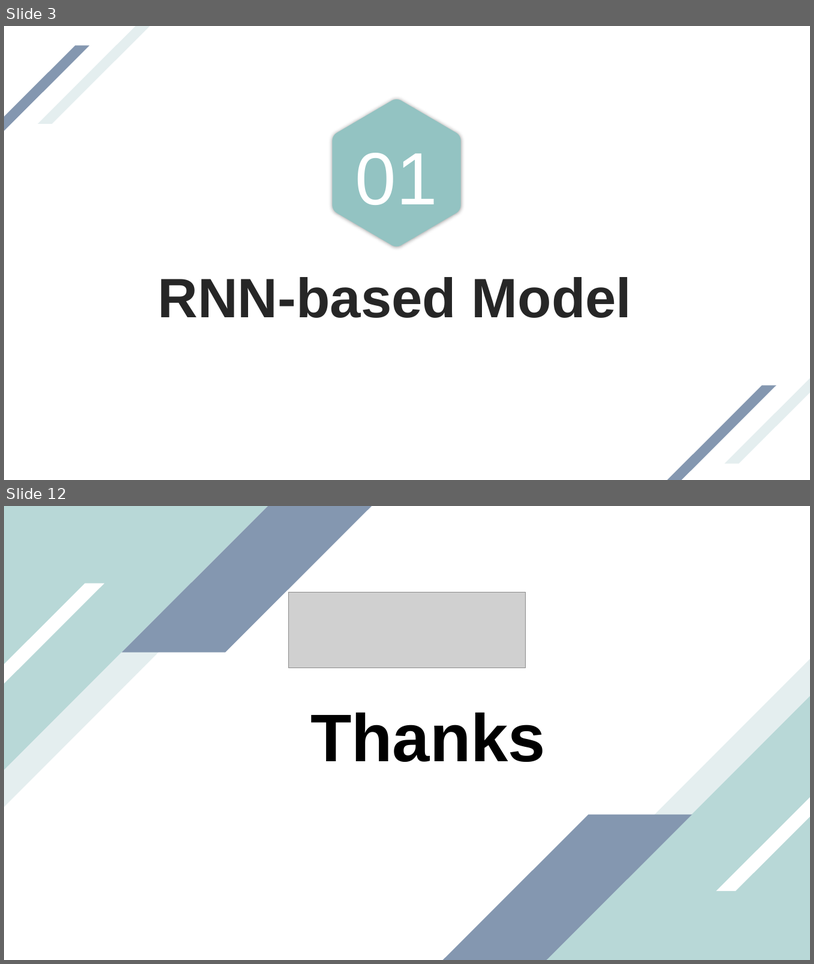
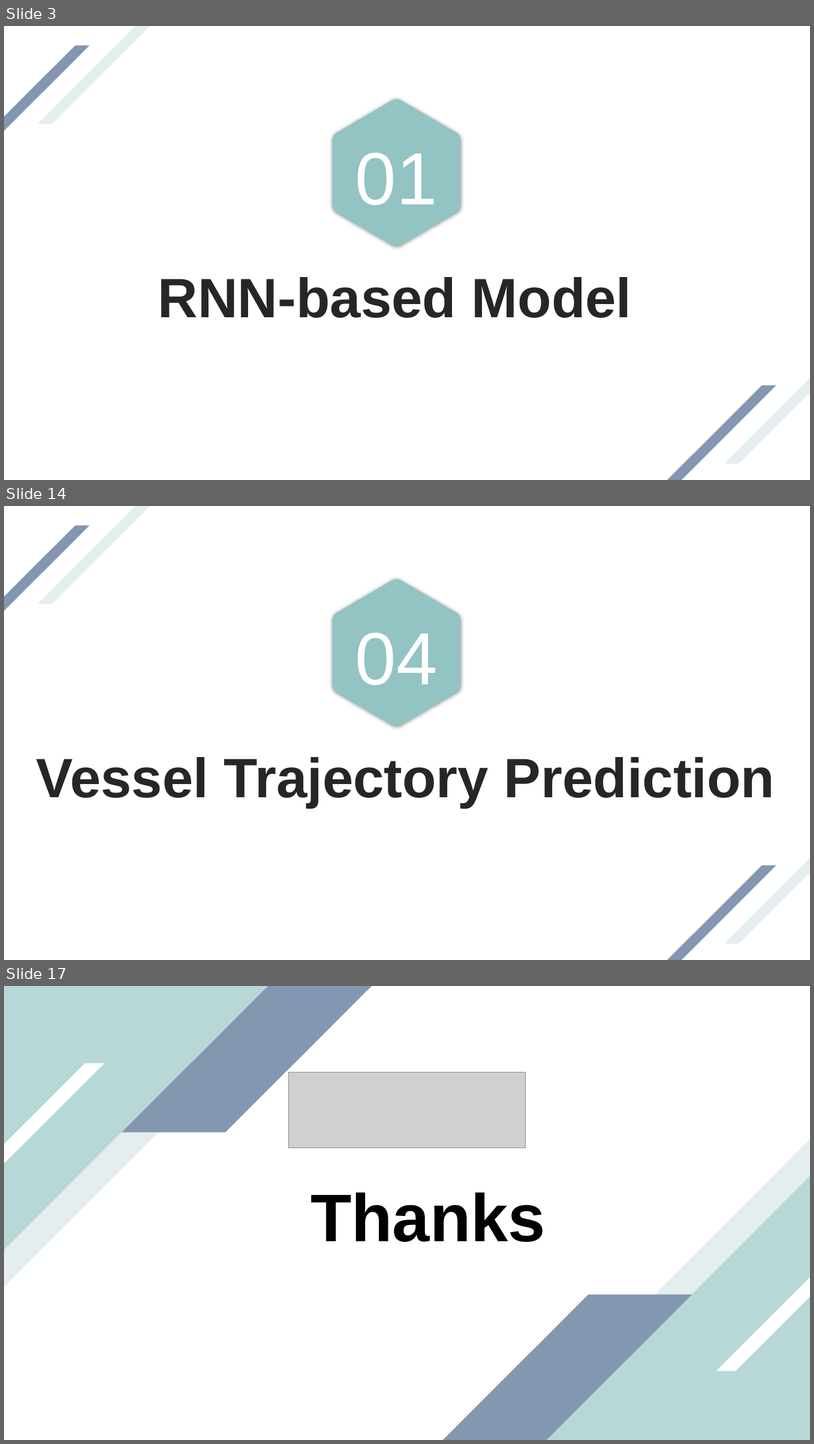
Before and after one commit to Rcrossmeister/CI, a slide deck: Pre/CI-Presentation-hongzijin.pptx. Shown one above the other, each under a label of ours: slides 3 and 12 before the commit, slides 3, 14 and 17 after it; the slides between them are not shown. The pictures are 814x964 and 814x1444 pixels, drawn with LibreOffice and Linux fonts; fonts in the diff are those of the drawing; grey boxes stand for pictures. Boxes give left, top, right and bottom in pixels: in the first picture for what was removed or moved away, otherwise in the second. Text is boxed around its words. In the diff, an @@ line names an element or a change of style, - is before the commit and + after.

```diff
--- a/Pre/CI-Presentation-hongzijin.pptx
+++ b/Pre/CI-Presentation-hongzijin.pptx
@@ slide 14 added at [4, 506, 810, 960], background #FFFFFF @@
@@ parallelogram added at [38, 506, 209, 604], fill #E4EEEF @@
@@ parallelogram added at [4, 525, 90, 682], fill #8497B0 @@
@@ freeform shape added at [332, 579, 461, 726], fill #93C3C2 @@
@@ text added at [356, 633, 438, 685], 88 pt, text #FFFFFF @@
+04
@@ text added at [36, 757, 775, 807], 66 pt, text #262626, bold @@
+Vessel Trajectory Prediction
@@ parallelogram added at [725, 787, 810, 943], fill #E4EEEF @@
@@ parallelogram added at [606, 865, 777, 960], fill #8497B0 @@
@@ what was slide 12 is now slide 17 @@
```
Also in this commit, not shown: 1 slide changed, 11 other slides added, 7 slides removed, 15 other files.
